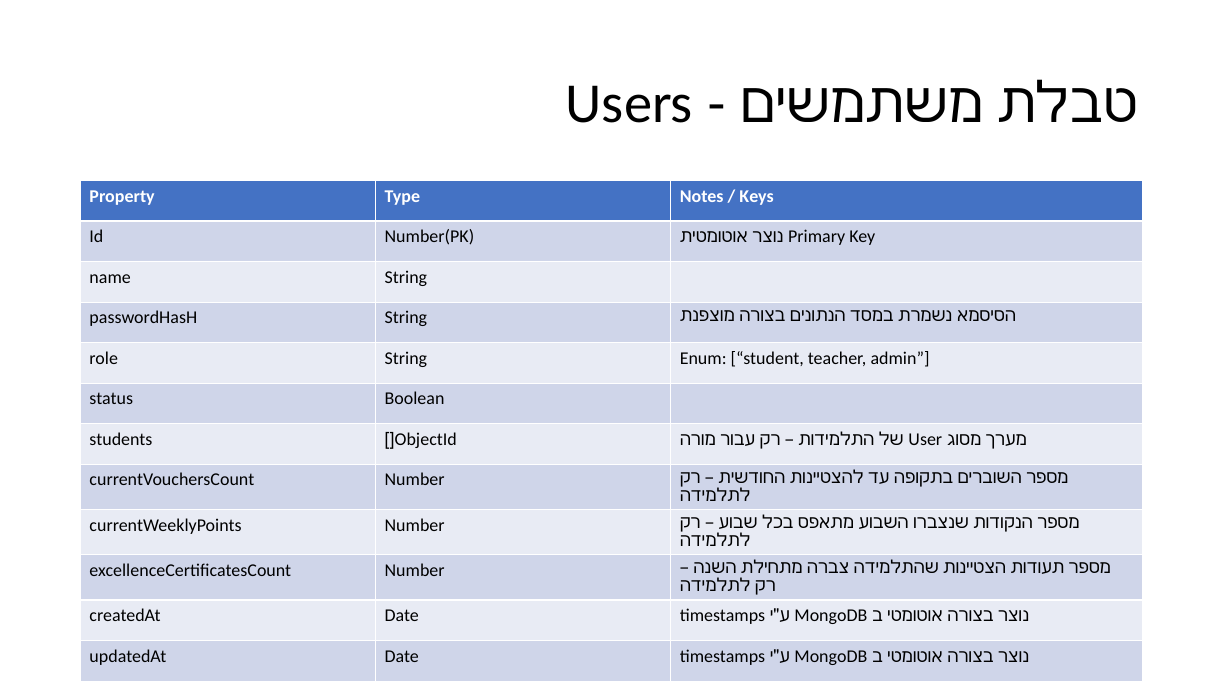
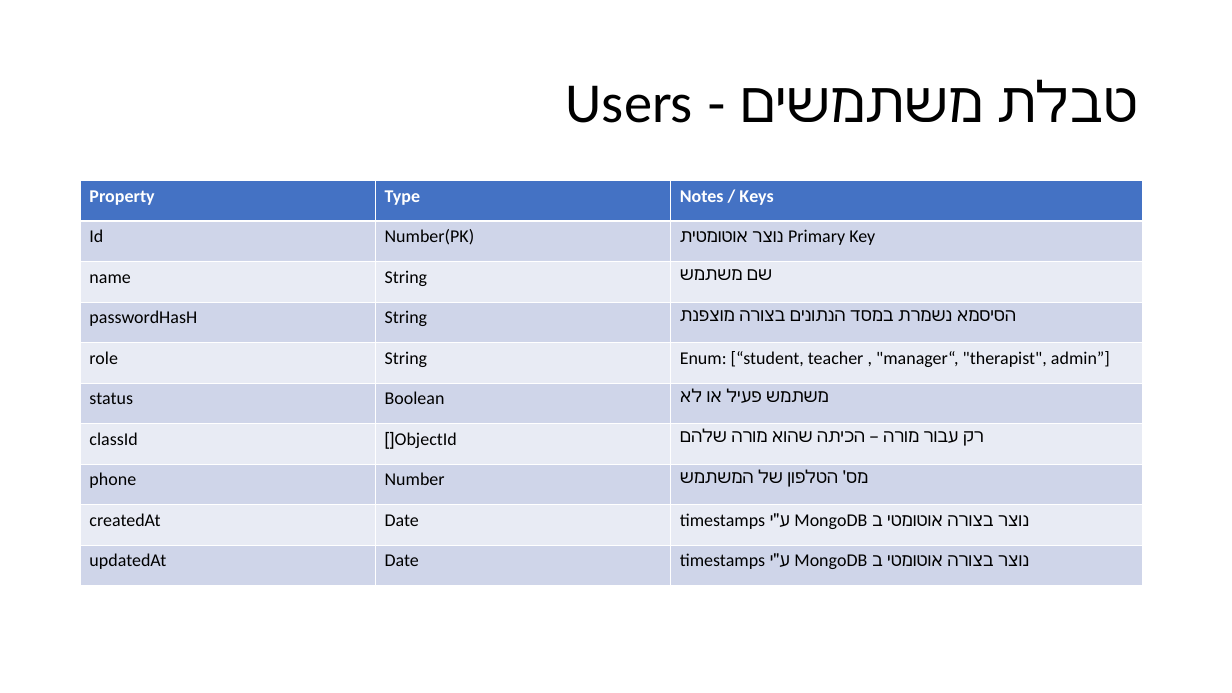
Before and after one commit to Sara-Hartuv/A-RS-EdTech, a slide deck: slide 6 of presentation/פרויקט עיצוב התנהגות.pptx - DB.pptx. Drawn at 1232x693 pixels with LibreOffice and Linux fonts; fonts in the diff are those of the drawing. Boxes give left, top, right and bottom in pixels: in the first picture for what was removed or moved away, otherwise in the second. Text is boxed around its words. In the diff, an @@ line names an element or a change of style, - is before the commit and + after.

```diff
--- a/presentation/פרויקט עיצוב התנהגות.pptx - DB.pptx
+++ b/presentation/פרויקט עיצוב התנהגות.pptx - DB.pptx
@@ table at (80, 180, 1142, 586) @@
-row 3, column 3: 
+row 3, column 3: שם משתמש
-row 5: role | String | Enum: [“student, teacher, admin”]
-row 6: status | Boolean | 
-row 7: students | ObjectId[] | מערך מסוג User של התלמידות – רק עבור מורה
-row 8: currentVouchersCount | Number | מספר השוברים בתקופה עד להצטיינות החודשית – רק לתלמידה
-row 9: currentWeeklyPoints | Number | מספר הנקודות שנצברו השבוע מתאפס בכל שבוע – רק לתלמידה
-row 10: excellenceCertificatesCount | Number | מספר תעודות הצטיינות שהתלמידה צברה מתחילת השנה – רק לתלמידה
+row 5: role | String | Enum: [“student, teacher , "manager“, "therapist", admin”]
+row 6: status | Boolean | משתמש פעיל או לא
+row 7: classId | ObjectId[] | רק עבור מורה – הכיתה שהוא מורה שלהם
+row 8: phone | Number | מס' הטלפון של המשתמש
```
Also in this commit, not shown: 7 other slides changed, 9 slides added, 4 other files.
